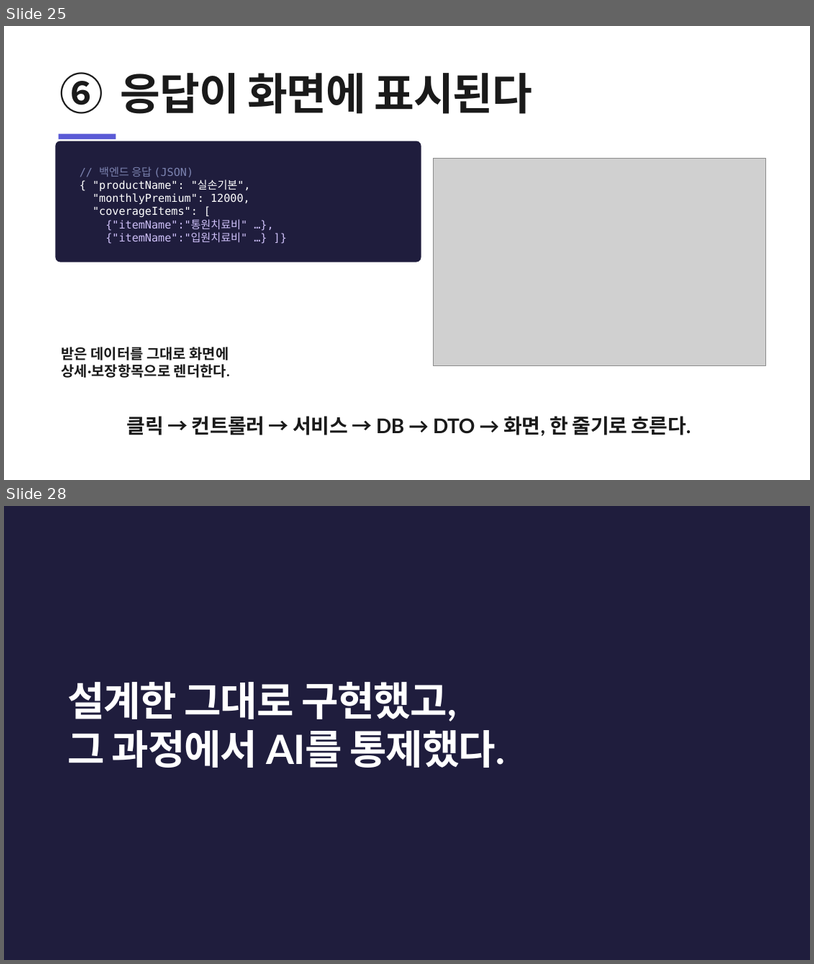
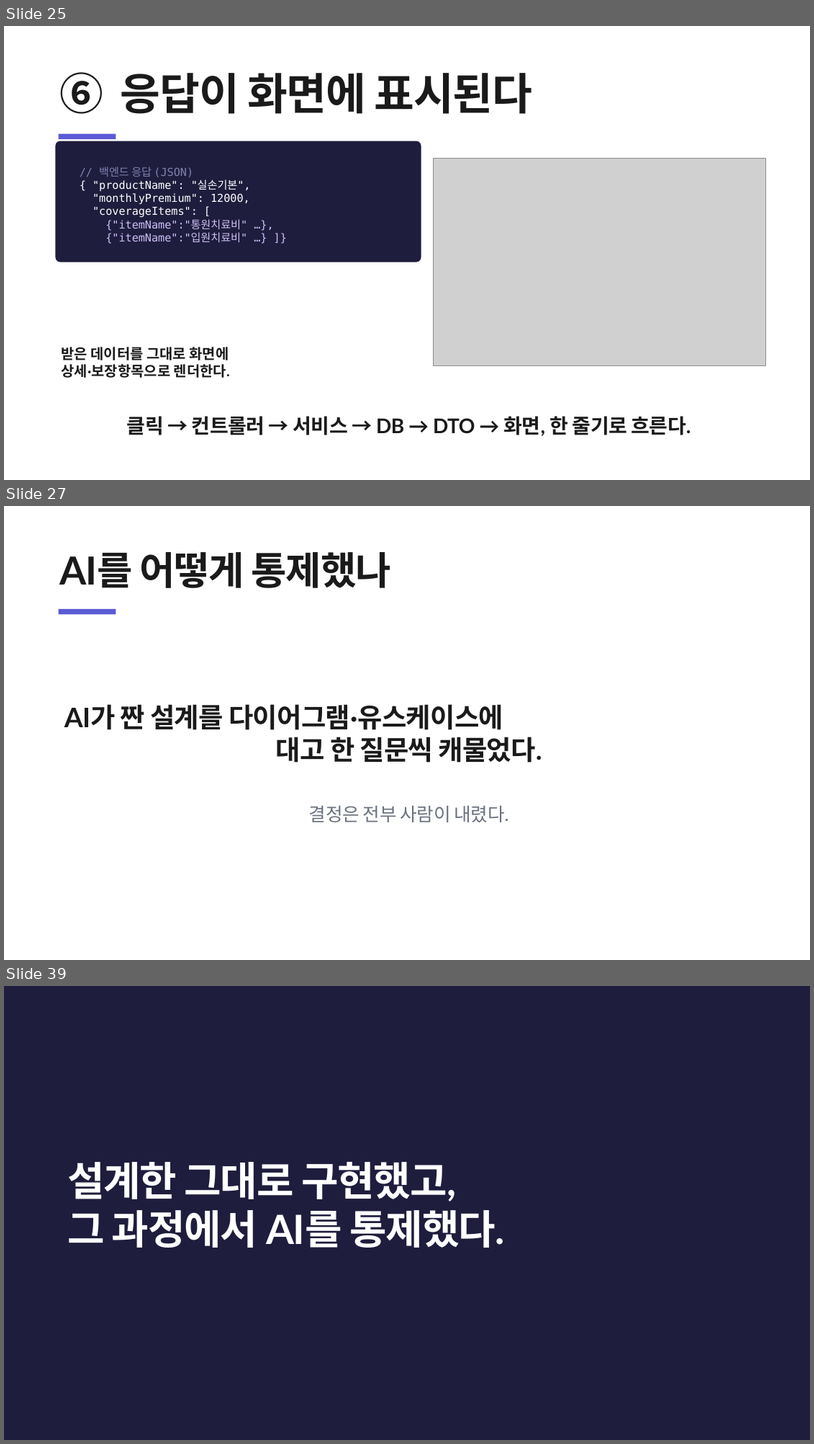
Before and after one commit to heyoonyoon/distributed-programming, a slide deck: docs/presentation/보험발표-figma.pptx. Shown one above the other, each under a label of ours: slides 25 and 28 before the commit, slides 25, 27 and 39 after it; the slides between them are not shown. The pictures are 814x964 and 814x1444 pixels, drawn with LibreOffice and Linux fonts; fonts in the diff are those of the drawing; grey boxes stand for pictures. Boxes give left, top, right and bottom in pixels: in the first picture for what was removed or moved away, otherwise in the second. Text is boxed around its words. In the diff, an @@ line names an element or a change of style, - is before the commit and + after.

```diff
--- a/docs/presentation/보험발표-figma.pptx
+++ b/docs/presentation/보험발표-figma.pptx
@@ slide 27 added at bbox=[4, 506, 810, 960], background #FFFFFF @@
@@ text added at bbox=[59, 552, 391, 588], 46 pt, text #1A1A1A, bold @@
+AI를 어떻게 통제했나
@@ rectangle added at bbox=[59, 609, 116, 614], fill #5B5BD6 @@
@@ text added at bbox=[64, 704, 542, 762], 32 pt, text #1A1A1A, bold @@
+AI가 짠 설계를 다이어그램·유스케이스에
+대고 한 질문씩 캐물었다.
@@ text added at bbox=[309, 806, 509, 822], 22 pt, text #6B7280 @@
+결정은 전부 사람이 내렸다.
@@ what was slide 28 is now slide 39 @@
```
Also in this commit, not shown: 12 other slides added, 2 slides removed, 1 other file.
